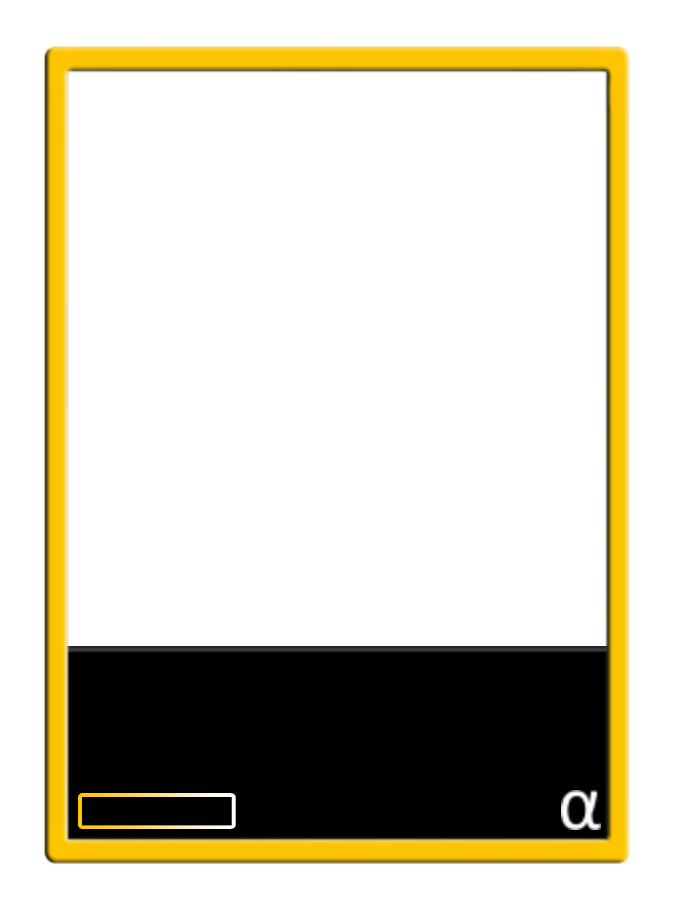
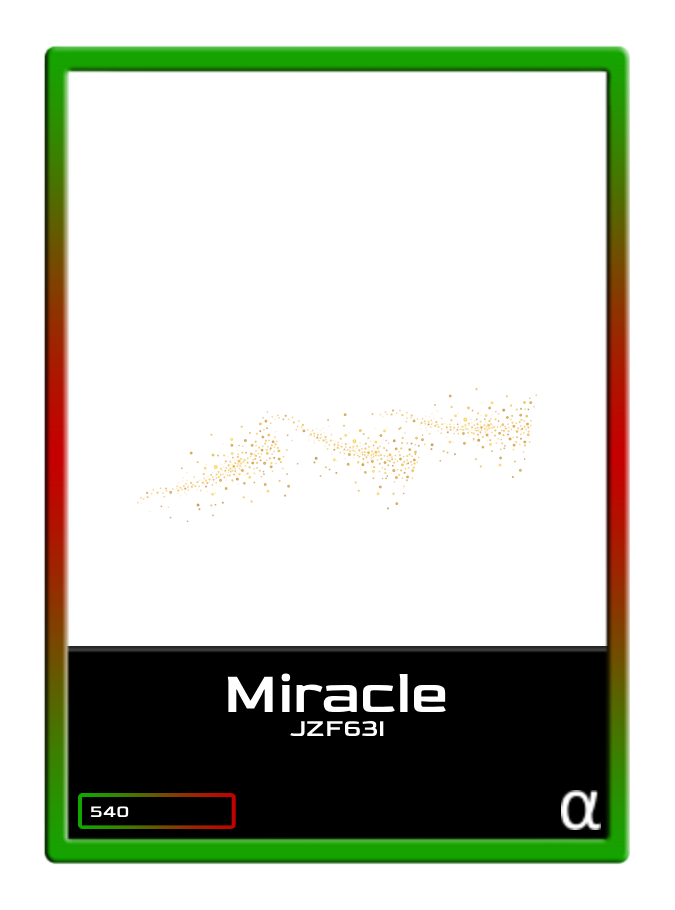
Layers edited between the first and the second 675x910 image:
renamed "Laag 2" to "Layer 1", showed it, moved it above "JZF63I", painted on it over [62, 60, 612, 660]
showed "JZF63I" over [290, 721, 384, 736]
showed "540" over [90, 806, 129, 817]
showed "Miracle" over [227, 673, 446, 712]
